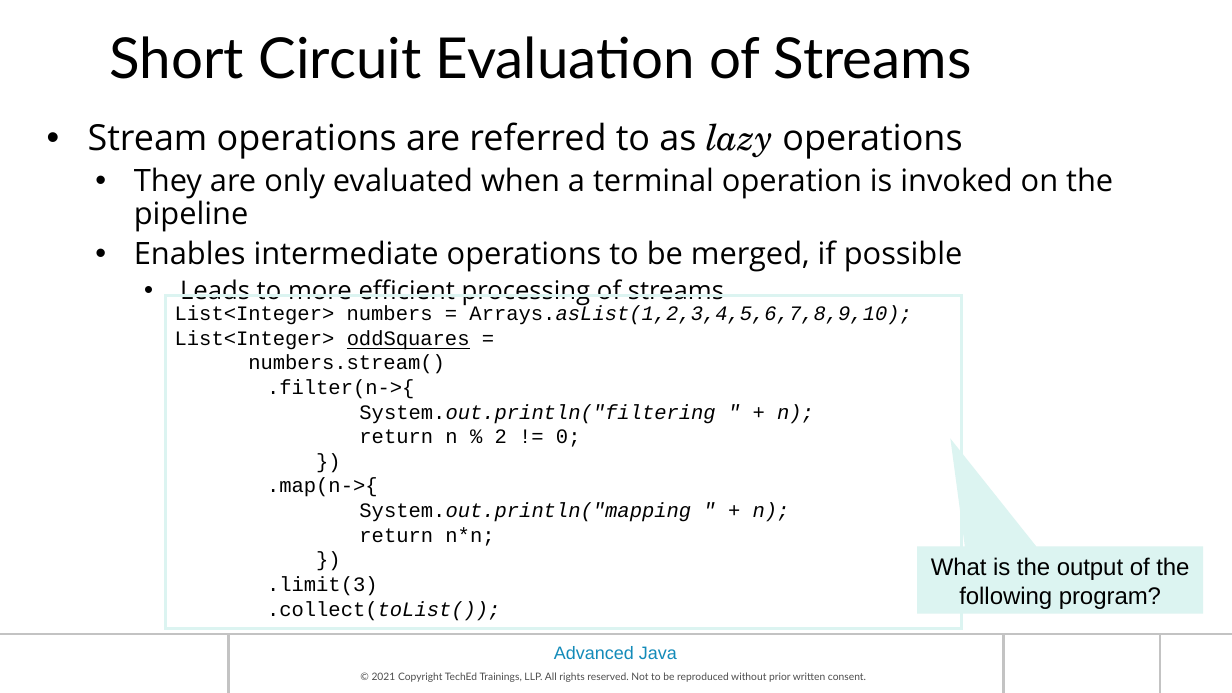
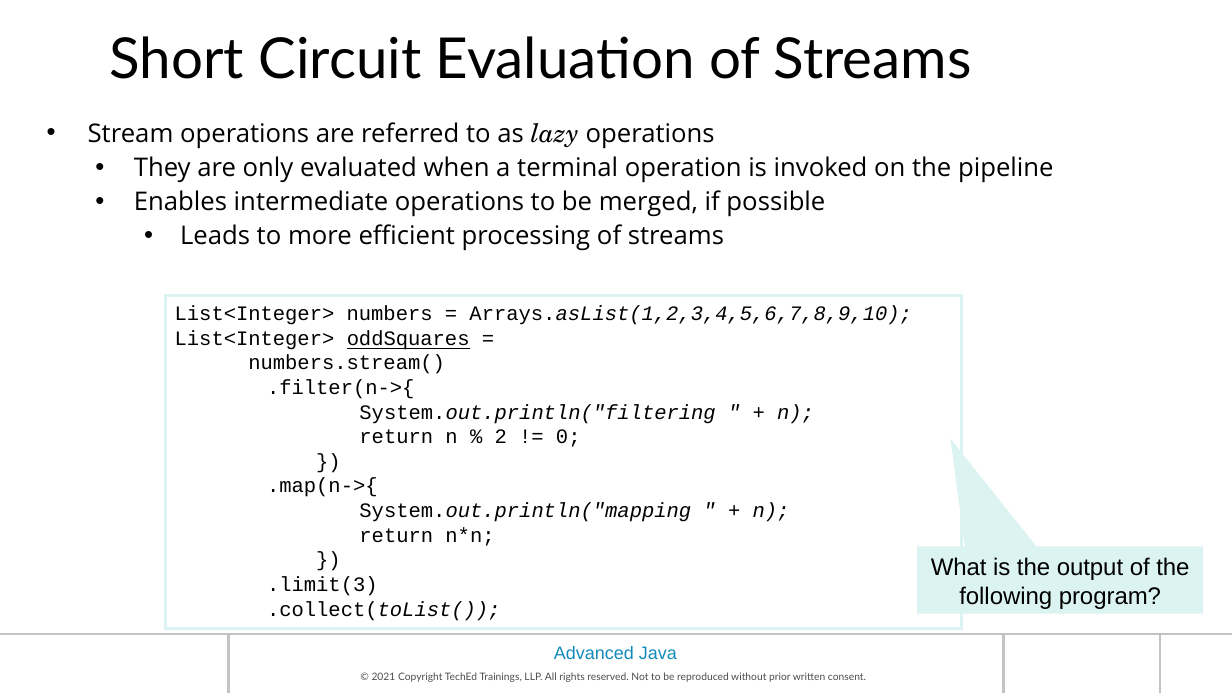
Before and after one commit to prabhat1510/maveric2122, a slide deck: slide 24 of HAN_AdvancedJava_Ch02-Streaming API & Other Java8 Features.pptx. Drawn at 1232x693 pixels with LibreOffice and Linux fonts; fonts in the diff are those of the drawing; background and template pictures are left out. Boxes give left, top, right and bottom in pixels: in the first picture for what was removed or moved away, otherwise in the second. Text is boxed around its words. In the diff, an @@ line names an element or a change of style, - is before the commit and + after.

```diff
--- a/HAN_AdvancedJava_Ch02-Streaming API & Other Java8 Features.pptx
+++ b/HAN_AdvancedJava_Ch02-Streaming API & Other Java8 Features.pptx
@@ text at bbox=[88, 122, 1054, 217]: size 28 to 20 pt in "Stream operations are referred to as lazy ..."; size 24 to 20 pt in "They are only evaluated when a terminal ...", "Enables intermediate operations to be merged, if ..." @@
```
Also in this commit, not shown: 1 other slide changed, 40 other files.
